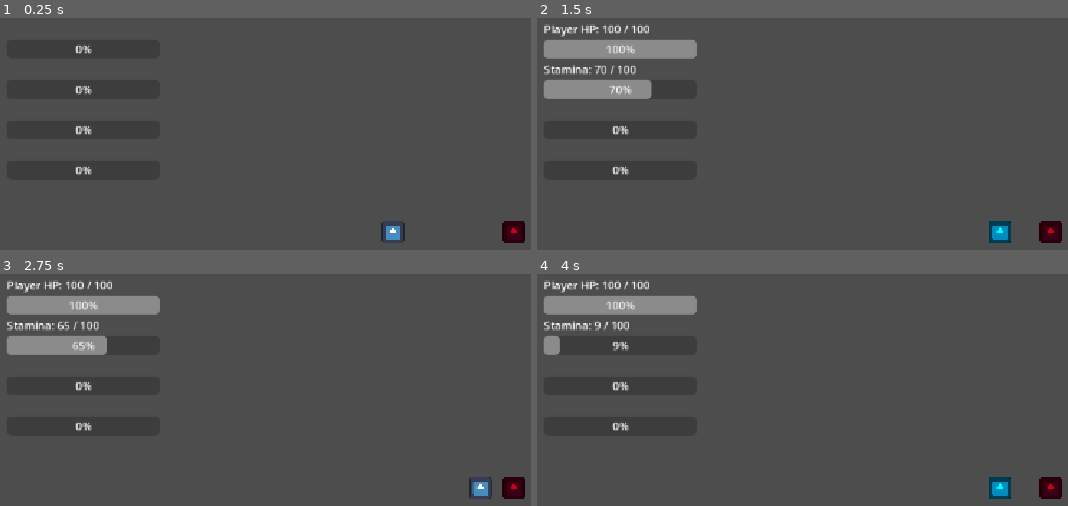
Above: before the commit, frames 1-4 (two rows, left to right).
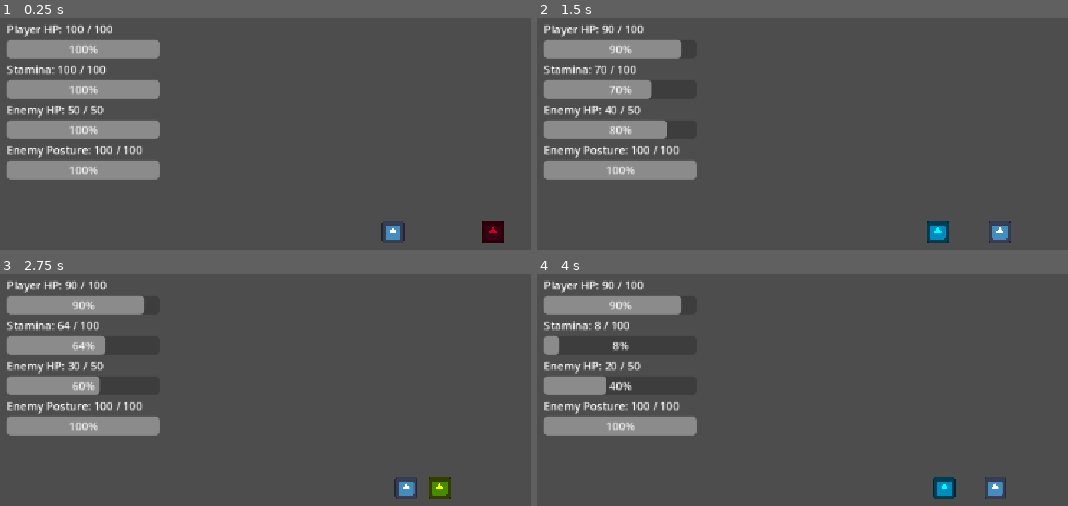
Above: after the commit, the same moments.

Repository: shanwinder/lastblade
Game: Godot game, scene res://scenes/main/Main.tscn
The game is run twice, just before and just after one commit, with the same random seed, the same clock (stepped at 60 frames per second) and the same inputs. The engine's default icon, where the game draws it, is replaced by a stand-in: a white triangle on a blue panel in a dark square.
Inputs:
- Up to frame 1 (0.25 s): no input
- Up to frame 2 (1.5 s): hold Right (ui_right) 0.53-1.28 s; tap J (attack) at 0.6 s; tap L (parry) at 0.8, 1.35 s; hold Left (ui_left) from 1.28 s (still down)
- Up to frame 3 (2.75 s): tap J (attack) at 1.55, 2.1 s; release Left (ui_left) at 2.03 s; hold Right (ui_right) from 2.03 s (still down); tap L (parry) at 2.3 s
- Up to frame 4 (4 s): tap K (dash) at 2.85 s; tap J (attack) at 3.05 s; release Right (ui_right) at 3.53 s; hold Left (ui_left) from 3.53 s (still down); tap L (parry) at 3.6 s

The runs differ from the first frame. In frame 1, 12% of the frame differs, in the area x 1-99%, y 2-97%; in frame 2, 6.7%; in frame 3, 6.4%; in frame 4, 6.0%.
Error before the commit: Parse Error: Identifier "player_knockback_force" not declared in the current scope. (res://EnemyDummy.gd:683)

Commit message:
Refactor EnemyDummy knockback behavior
Simplify and correct knockback handling in EnemyDummy.gd: early-return when posture-broken or dead, use the player reference to compute direction, fall back to facing_direction when overlapping, and apply local knockback_force/knockback_time properties. Removed redundant action resets during knockback. Also cleaned up Main.tscn by removing many null property overrides for the EnemyDummy node.

Diff:
--- a/last-blade-trial/EnemyDummy.gd
+++ b/last-blade-trial/EnemyDummy.gd
@@ -658,41 +658,38 @@
 	Engine.time_scale = 1.0
 
 func apply_knockback() -> void:
-	# ถ้า Player ตายแล้ว ไม่ต้อง Knockback
+	# ถ้าศัตรูตายแล้ว ไม่ต้อง Knockback
 	if is_dead:
 		return
 
-	# หา EnemyDummy จาก Main
-	# ระบุ type เป็น Node2D เพื่อให้ Godot รู้ว่า enemy มี global_position
-	var enemy: Node2D = get_parent().get_node_or_null("EnemyDummy") as Node2D
-
-	# ถ้าไม่มีศัตรูแล้ว ไม่ต้องทำ Knockback
-	if enemy == null:
-		return
-
-	# คำนวณทิศกระเด็น
-	# ถ้า Player อยู่ซ้ายของศัตรู ให้กระเด็นไปทางซ้าย
-	# ถ้า Player อยู่ขวาของศัตรู ให้กระเด็นไปทางขวา
-	var direction: float = sign(global_position.x - enemy.global_position.x)
-
-	# ถ้าทับตำแหน่งกันพอดี ให้ถอยไปทิศตรงข้ามกับที่ Player หัน
+	# ถ้าศัตรูกำลัง Posture Break อยู่ ไม่ต้องผลัก
+	# เพราะช่วง Break ต้องการให้ศัตรูหยุดนิ่งเพื่อเปิดช่อง Critical
+	if is_posture_broken:
+		return
+
+	# ถ้าไม่มี Player แล้ว ไม่ต้องคำนวณทิศ
+	if not is_instance_valid(player):
+		return
+
+	# คำนวณทิศกระเด็นของศัตรู
+	# ถ้าศัตรูอยู่ขวาของ Player ให้กระเด็นไปทางขวา
+	# ถ้าศัตรูอยู่ซ้ายของ Player ให้กระเด็นไปทางซ้าย
+	var direction: float = sign(global_position.x - player.global_position.x)
+
+	# ถ้าทับตำแหน่งกันพอดี ให้ใช้ทิศที่ศัตรูหันอยู่แทน
 	if direction == 0.0:
-		direction = float(-facing_direction)
-
-	# ตั้งแรง Knockback
-	knockback_velocity = Vector2(direction * player_knockback_force, 0.0)
+		direction = float(facing_direction)
+
+	# ตั้งค่าแรง Knockback ของศัตรู
+	knockback_velocity = Vector2(direction * knockback_force, 0.0)
 
 	# เริ่มสถานะ Knockback
 	is_knocked_back = true
 
-	# ปิด action ระหว่างกระเด็น
-	is_attacking = false
-	is_parrying = false
-
 	# รอระยะเวลา Knockback
-	await get_tree().create_timer(player_knockback_time).timeout
-
-	# ถ้า Player ยังอยู่ ให้จบ Knockback
+	await get_tree().create_timer(knockback_time).timeout
+
+	# ถ้าศัตรูยังอยู่ ให้จบ Knockback
 	if is_instance_valid(self):
 		is_knocked_back = false
 		knockback_velocity = Vector2.ZERO
--- a/last-blade-trial/scenes/main/Main.tscn
+++ b/last-blade-trial/scenes/main/Main.tscn
@@ -52,28 +52,6 @@
 [node name="EnemyDummy" type="CharacterBody2D" parent="." unique_id=842392976]
 position = Vector2(750, 324)
 script = ExtResource("3_q24mn")
-max_hp = null
-move_speed = null
-stop_distance = null
-attack_damage = null
-attack_windup_time = null
-attack_active_time = null
-attack_cooldown = null
-stagger_time = null
-stagger_recover_time = null
-max_posture = null
-posture_damage_from_parry = null
-posture_break_time = null
-critical_damage_multiplier = null
-normal_hit_stop_time = null
-critical_hit_stop_time = null
-hit_stop_time_scale = null
-knockback_force = null
-knockback_time = null
-normal_hit_camera_shake_strength = null
-normal_hit_camera_shake_duration = null
-critical_hit_camera_shake_strength = null
-critical_hit_camera_shake_duration = null
 
 [node name="Sprite2D" type="Sprite2D" parent="EnemyDummy" unique_id=1279923162]
 modulate = Color(0.808973, 0, 0.118325256, 1)
